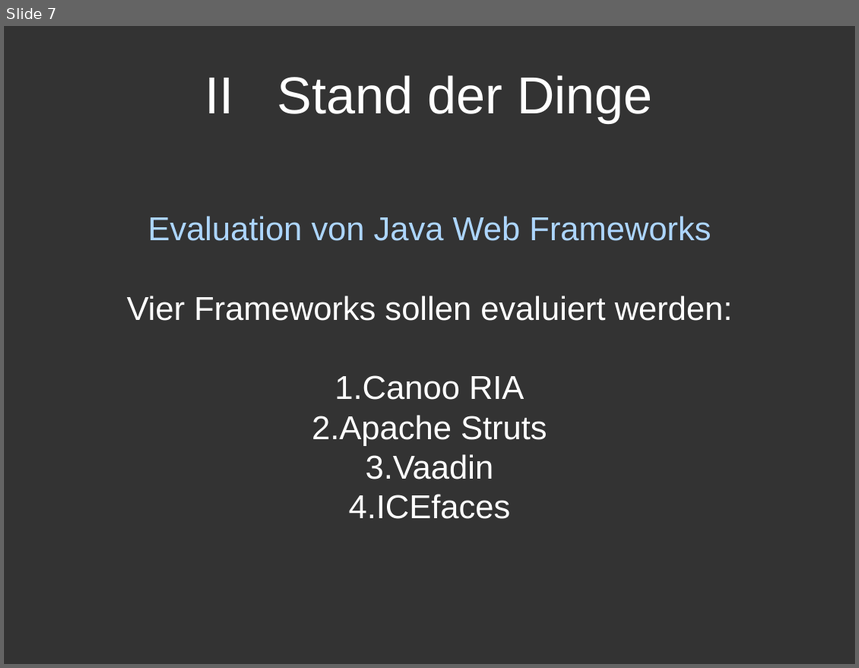
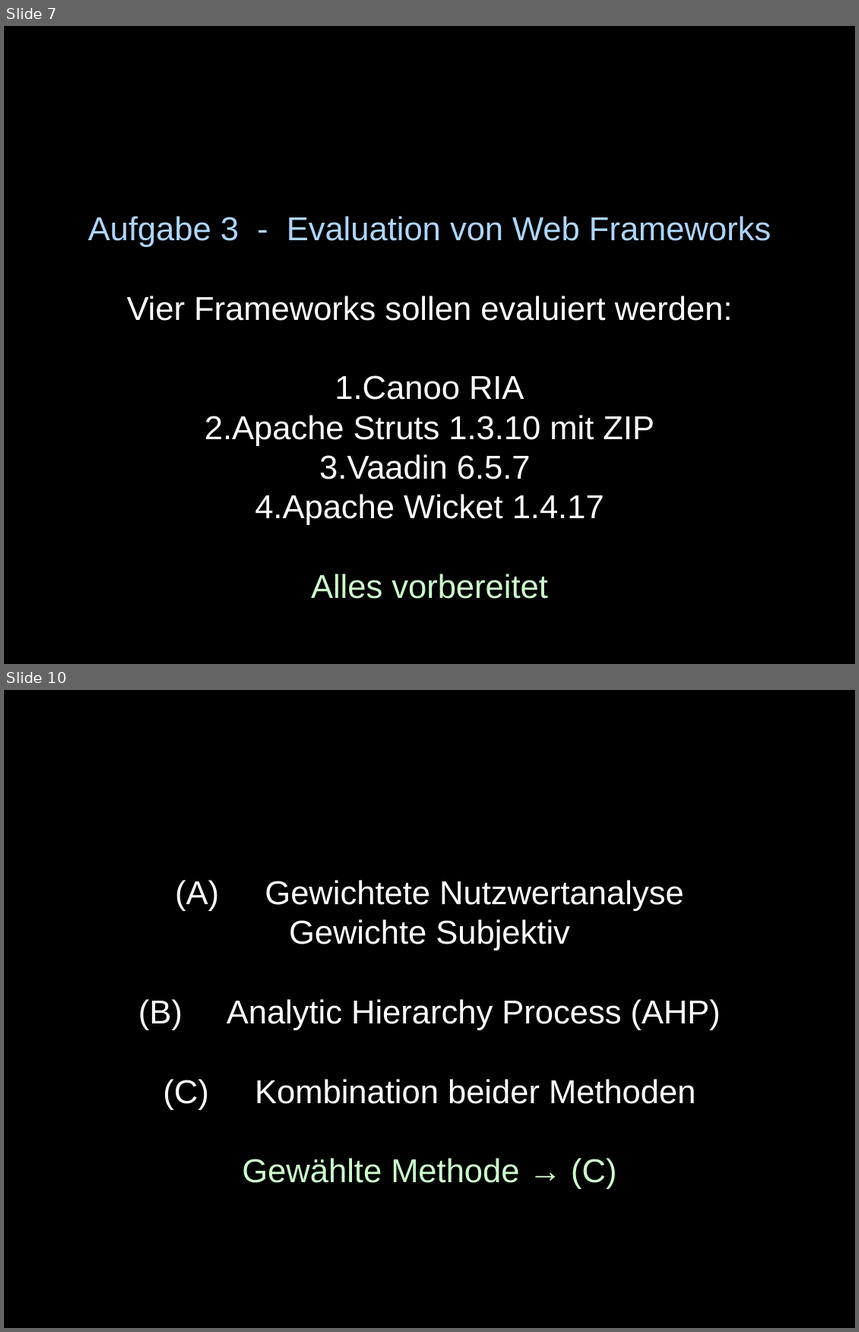
Before and after one commit to sushicutta/Diplomarbeit, a slide deck: praesentation/designreview/design-review-meeting.ppt. Shown one above the other, each under a label of ours: slide 7 before the commit, slides 7 and 10 after it; the slides between them are not shown. The pictures are 859x668 and 859x1332 pixels, drawn with LibreOffice and Linux fonts; fonts in the diff are those of the drawing. Boxes give left, top, right and bottom in pixels: in the first picture for what was removed or moved away, otherwise in the second. Text is boxed around its words. In the diff, an @@ line names an element or a change of style, - is before the commit and + after.

Commit message:
Design - review Präsentation

```diff
--- a/praesentation/designreview/design-review-meeting.ppt
+++ b/praesentation/designreview/design-review-meeting.ppt
@@ slide 10 added at [4, 690, 855, 1328], background #000000 @@
@@ text added at [175, 880, 721, 1189], 28 pt, text #FFFFFF @@
+(A) Gewichtete Nutzwertanalyse
+Gewichte Subjektiv
+(B) Analytic Hierarchy Process (AHP)
+(C) Kombination beider Methoden
+Gewählte Methode → (C)
@@ slide 7 changed as well @@
@@ background #333333 to #000000 @@
@@ title removed at [205, 75, 653, 123] @@
-II Stand der Dinge
@@ text at [88, 216, 771, 247]: text changed @@
-Evaluation von Java Web Frameworks
+Aufgabe 3 - Evaluation von Web Frameworks
@@ text at [205, 415, 655, 599]: text changed @@
-2. Apache Struts
-3. Vaadin
-4. ICEfaces
+2. Apache Struts 1.3.10 mit ZIP
+3. Vaadin 6.5.7
+4. Apache Wicket 1.4.17
+Alles vorbereitet
```
Also in this commit, not shown: 8 other slides changed, 5 other slides added, 1 slide removed.
